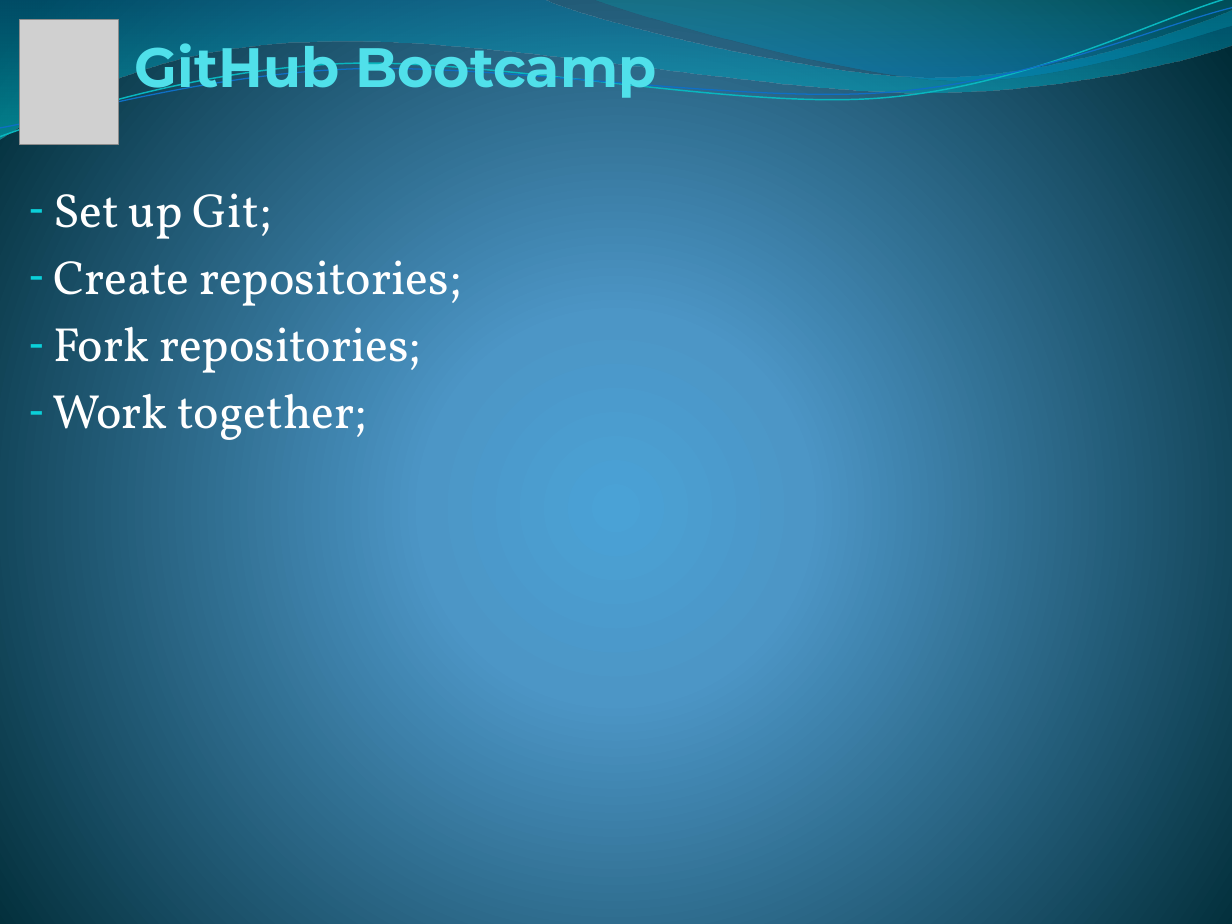
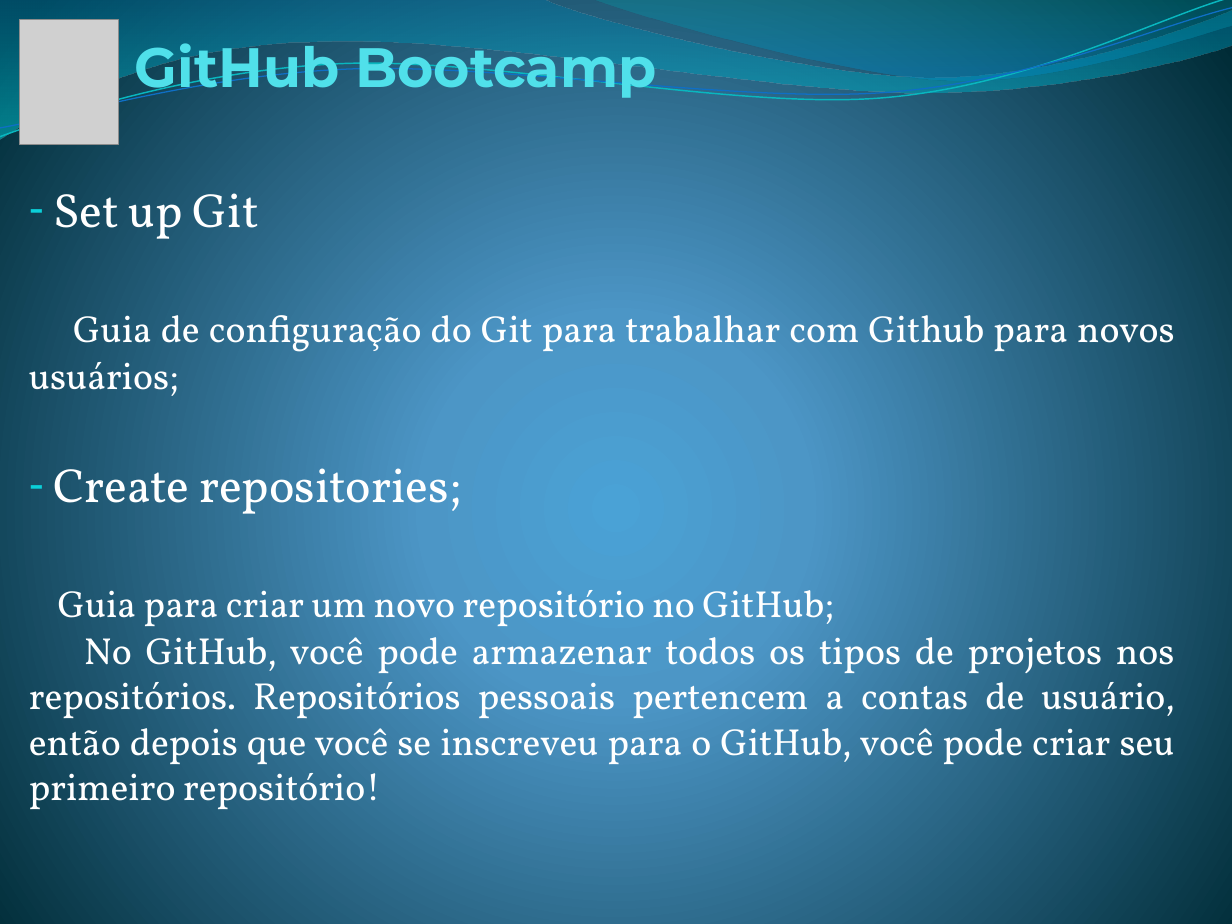
Before and after one commit to gvalman/test, a slide deck: slide 9 of GitHub Seminario.pptx. Drawn at 1232x924 pixels with LibreOffice and Linux fonts; fonts in the diff are those of the drawing; grey boxes stand for pictures. Boxes give left, top, right and bottom in pixels: in the first picture for what was removed or moved away, otherwise in the second. Text is boxed around its words. In the diff, an @@ line names an element or a change of style, - is before the commit and + after.

Commit message:
Aplicando Slides
Todos os slides foram preenchidos

```diff
--- a/GitHub Seminario.pptx
+++ b/GitHub Seminario.pptx
@@ subtitle at (x1=29, y1=193, x2=1175, y2=396): text changed; size 28 to 22 pt @@
-– Set up Git;
+– Set up Git
+Guia de configuração do Git para trabalhar com Github para novos usuários;
@@ subtitle at (x1=54, y1=456, x2=461, y2=514): less space between paragraphs @@
@@ subtitle at (x1=29, y1=590, x2=1175, y2=809): text changed; size 28 to 22 pt @@
-– Fork repositories;
-– Work together;
+Guia para criar um novo repositório no GitHub;
+No GitHub, você pode armazenar todos os tipos de projetos nos repositórios. Repositórios pessoais pertencem a contas de usuário, então depois que você se inscreveu para o GitHub, você pode criar seu primeiro repositório!
```
Also in this commit, not shown: 6 other slides changed, 2 slides added.
